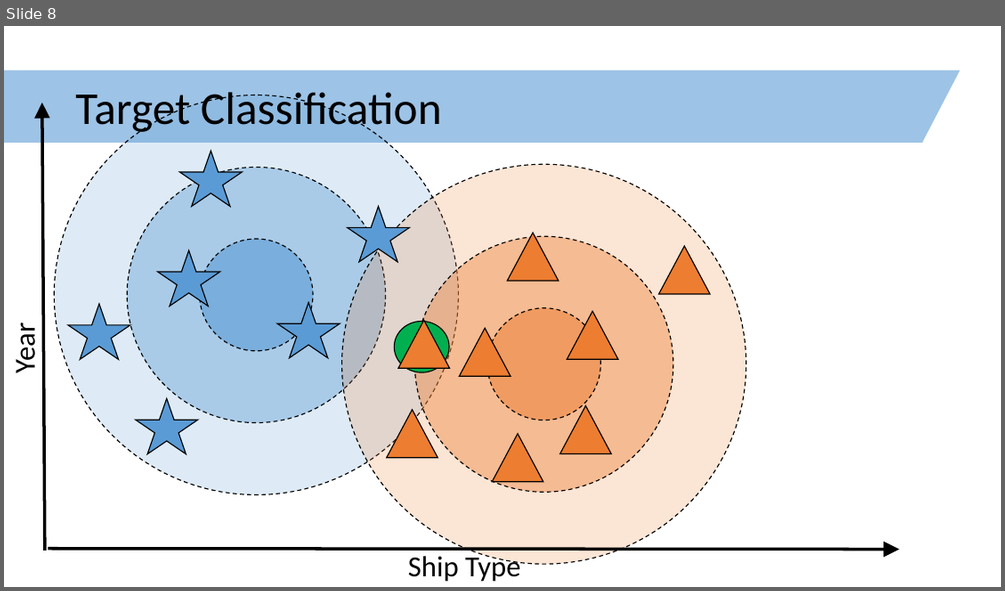
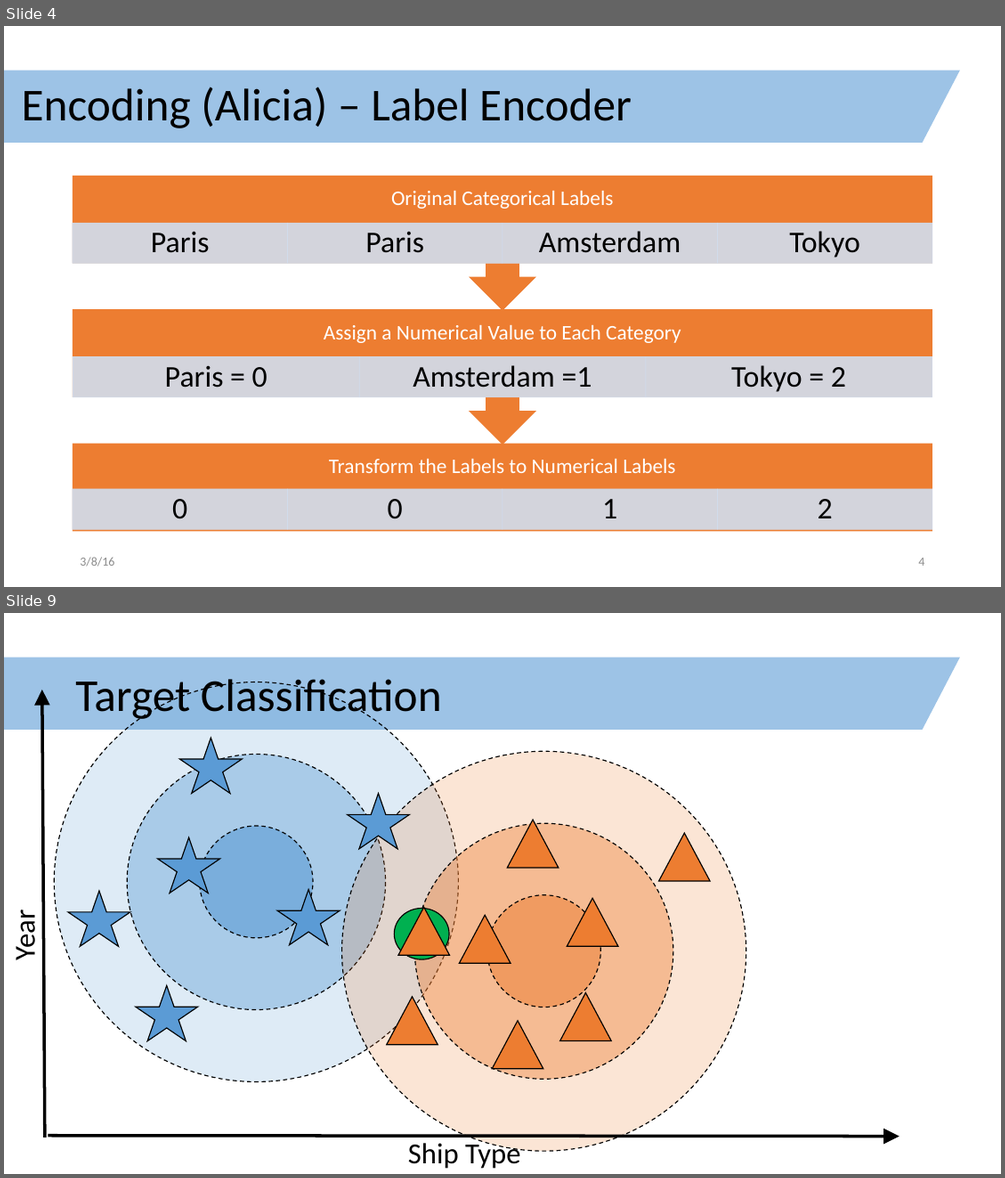
Before and after one commit to clarka34/exploringShipLogbooks, a slide deck: technology_review/technology_review.pptx. Shown one above the other, each under a label of ours: slide 8 before the commit, slides 4 and 9 after it; the slides between them are not shown. The pictures are 1005x591 and 1005x1178 pixels, drawn with LibreOffice and Linux fonts; fonts in the diff are those of the drawing. Boxes give left, top, right and bottom in pixels: in the first picture for what was removed or moved away, otherwise in the second. Text is boxed around its words. In the diff, an @@ line names an element or a change of style, - is before the commit and + after.

```diff
--- a/technology_review/technology_review.pptx
+++ b/technology_review/technology_review.pptx
@@ slide 4 added at <box>4,26,1001,587</box>, background #FFFFFF; not listed: 1 template element that a slide beside it also shows @@
@@ title added at <box>22,87,631,128</box>, 44 pt, text #000000 @@
+Encoding (Alicia) – Label Encoder
@@ group added at <box>73,176,933,532</box>: 14 texts, 12 rectangles, 2 up arrow callouts @@
+Transform the Labels to Numerical Labels
+0
+0
+1
+2
+Assign a Numerical Value to Each Category
+Paris = 0
+Amsterdam =1
+Tokyo = 2
+Original Categorical Labels
+Paris
+Paris
+Amsterdam
+Tokyo
@@ text added at <box>80,556,114,566</box>, 12 pt, text #8C8C8C @@
+3/8/16
@@ page number added at <box>918,557,924,565</box>, 12 pt, text #8C8C8C @@
+4
@@ what was slide 8 is now slide 9 @@
```
Also in this commit, not shown: 6 slides changed, 6 other slides added, 3 slides removed.
